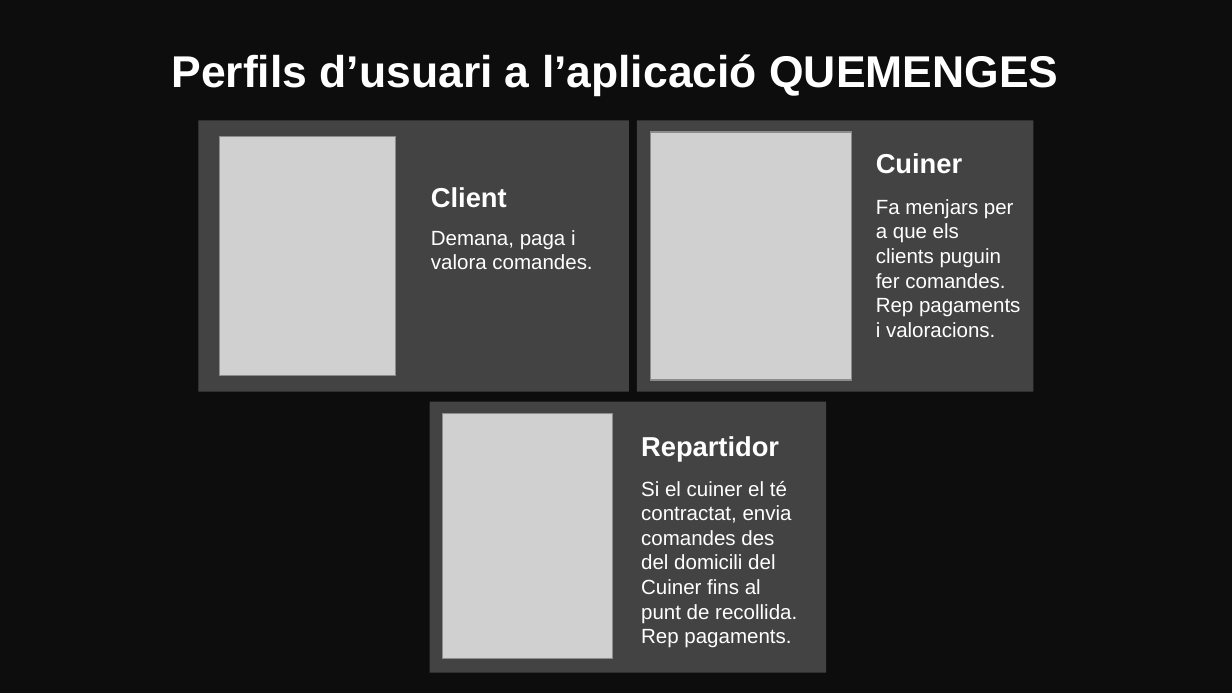
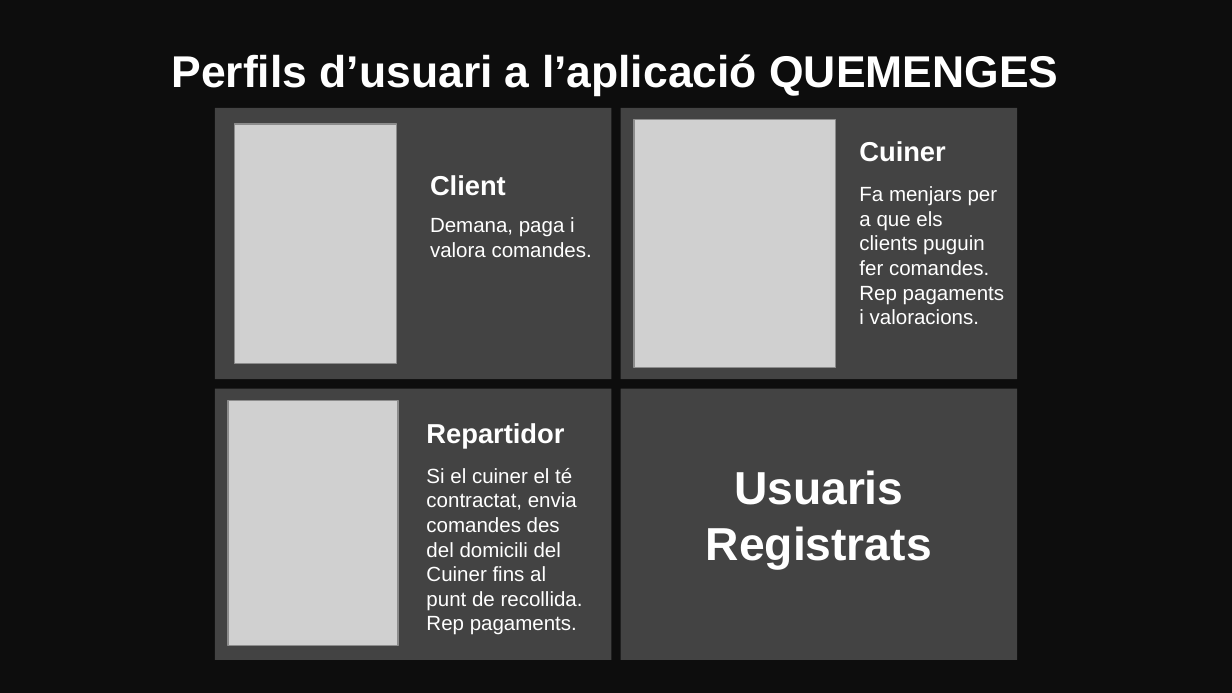
Before and after one commit to marinamceb/ES26UAB-431-05, a slide deck: slide 4 of Documents/Sprint_Reviews/Sprint_Review01.pptx. Drawn at 1232x693 pixels with LibreOffice and Linux fonts; fonts in the diff are those of the drawing; grey boxes stand for pictures. Boxes give left, top, right and bottom in pixels: in the first picture for what was removed or moved away, otherwise in the second. Text is boxed around its words. In the diff, an @@ line names an element or a change of style, - is before the commit and + after.

```diff
--- a/Documents/Sprint_Reviews/Sprint_Review01.pptx
+++ b/Documents/Sprint_Reviews/Sprint_Review01.pptx
@@ rectangle: place and size @@
-rectangle at bbox=[198, 121, 628, 392]
+rectangle at bbox=[214, 108, 611, 379]
@@ rectangle: place and size @@
-rectangle at bbox=[637, 121, 1034, 392]
+rectangle at bbox=[621, 108, 1018, 379]
@@ picture: place and size @@
-picture at bbox=[219, 137, 395, 376]
+picture at bbox=[234, 124, 395, 363]
@@ subtitle "Client": place and size @@
-subtitle "Client" at bbox=[431, 187, 507, 208]
+subtitle "Client" at bbox=[430, 175, 506, 196]
@@ 2 subtitles, 1 picture: place and size @@
-2 subtitles, 1 picture at bbox=[650, 132, 1020, 379]
+2 subtitles, 1 picture at bbox=[634, 120, 1004, 367]
@@ subtitle "Demana, paga i valora comandes.": place and size @@
-subtitle "Demana, paga i valora comandes." at bbox=[431, 230, 592, 269]
+subtitle "Demana, paga i valora comandes." at bbox=[430, 217, 592, 257]
@@ 1 picture, 1 subtitle, 1 rectangle: place and size @@
-1 picture, 1 subtitle, 1 rectangle at bbox=[430, 402, 827, 673]
+1 picture, 1 subtitle, 1 rectangle at bbox=[214, 388, 611, 659]
@@ rectangle added at bbox=[621, 388, 1018, 659], fill #434343 @@
@@ subtitle "Si el cuiner el té ...": place and size @@
-subtitle "Si el cuiner el té ..." at bbox=[641, 481, 797, 648]
+subtitle "Si el cuiner el té ..." at bbox=[426, 468, 583, 635]
@@ subtitle added at bbox=[706, 470, 932, 569], 27 pt, text #FFFFFF, bold @@
+Usuaris Registrats
```
Also in this commit, not shown: 7 other slides changed, 1 slide added, 2 other files.
